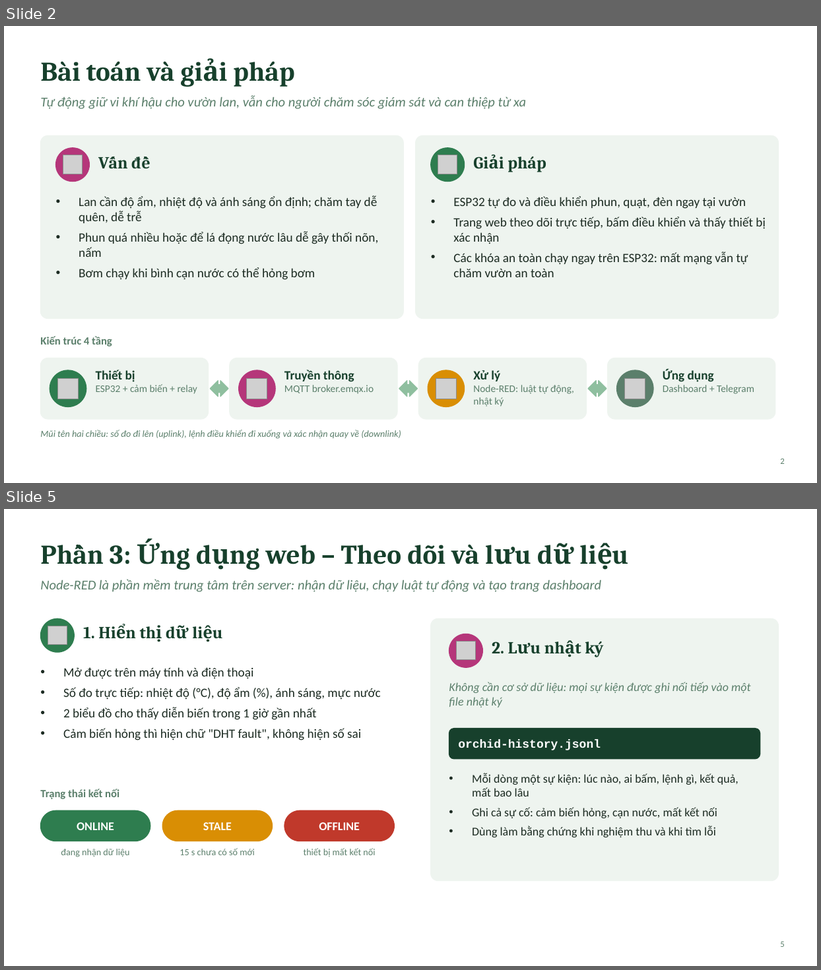
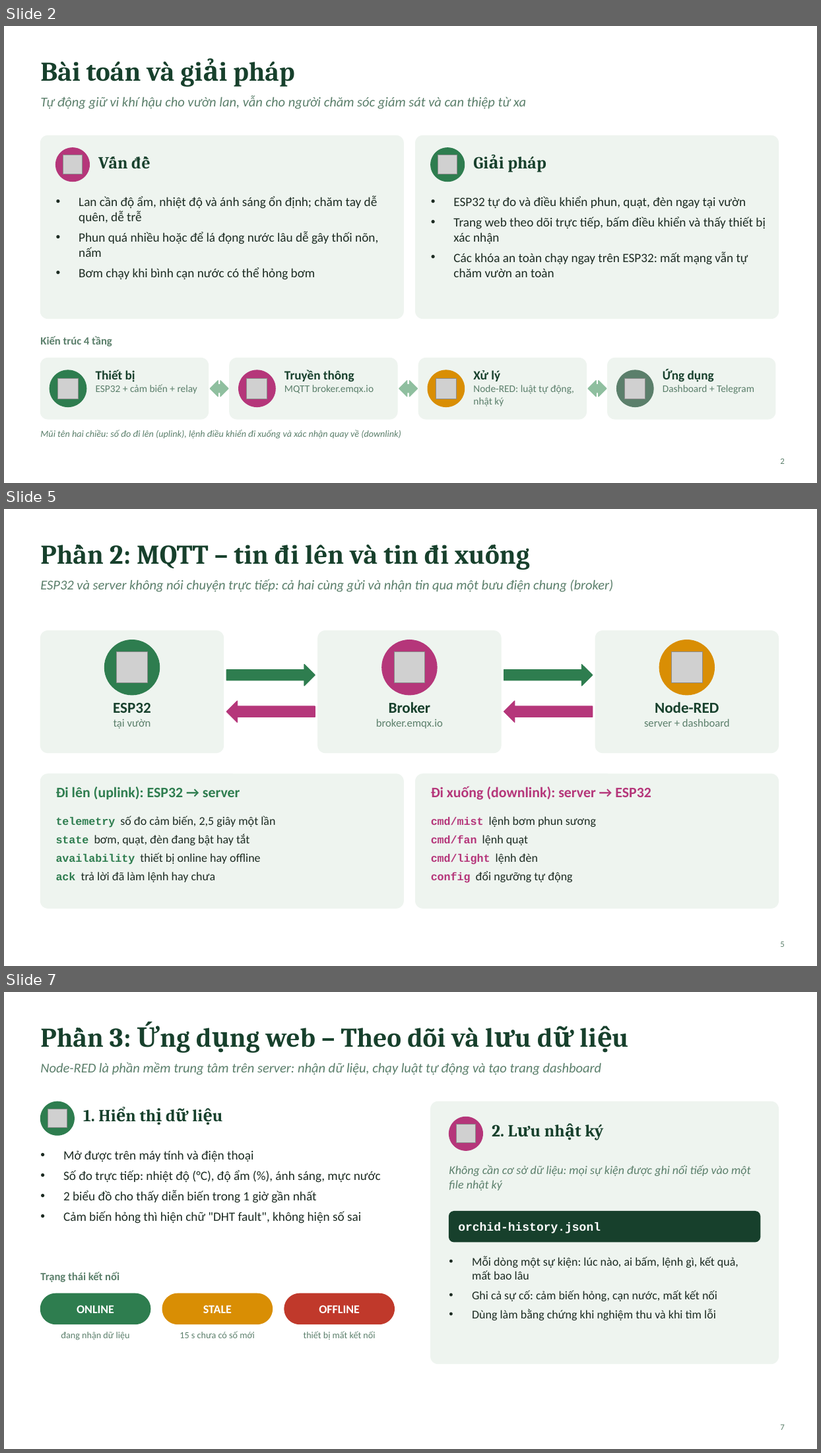
Before and after one commit to Khoa-Tr/orhid-software, a slide deck: docs/kien-truc-he-thong.pptx. Shown one above the other, each under a label of ours: slides 2 and 5 before the commit, slides 2, 5 and 7 after it; the slides between them are not shown. The pictures are 821x970 and 821x1453 pixels, drawn with LibreOffice and Linux fonts; fonts in the diff are those of the drawing; grey boxes stand for pictures. Boxes give left, top, right and bottom in pixels: in the first picture for what was removed or moved away, otherwise in the second. Text is boxed around its words. In the diff, an @@ line names an element or a change of style, - is before the commit and + after.

```diff
--- a/docs/kien-truc-he-thong.pptx
+++ b/docs/kien-truc-he-thong.pptx
@@ slide 5 added at bbox=[4, 509, 817, 966], background #FFFFFF @@
@@ title added at bbox=[110, 545, 449, 568], 32 pt, text #17402C, bold @@
+Phần 2: MQTT – tin đi lên và tin đi xuống
@@ text added at bbox=[40, 579, 613, 592], 16 pt, text #5B7F6B, italic @@
+ESP32 và server không nói chuyện trực tiếp: cả hai cùng gửi và nhận tin qua một bưu điện chung (broker)
@@ rounded rectangle added at bbox=[40, 631, 224, 753], fill #EEF4EF, outline #EEF4EF 1 pt @@
@@ ellipse added at bbox=[104, 640, 160, 695], fill #2E7D4F, outline #2E7D4F 1 pt @@
@@ rounded rectangle added at bbox=[318, 631, 501, 753], fill #EEF4EF, outline #EEF4EF 1 pt @@
@@ ellipse added at bbox=[382, 640, 437, 695], fill #B5367A, outline #B5367A 1 pt @@
@@ rounded rectangle added at bbox=[596, 631, 779, 753], fill #EEF4EF, outline #EEF4EF 1 pt @@
@@ ellipse added at bbox=[660, 640, 715, 695], fill #D98E04, outline #D98E04 1 pt @@
@@ picture added at bbox=[117, 652, 147, 683] @@
@@ right arrow added at bbox=[226, 665, 315, 686], fill #2E7D4F, outline #2E7D4F 1 pt @@
@@ picture added at bbox=[395, 652, 425, 683] @@
@@ right arrow added at bbox=[504, 665, 593, 686], fill #2E7D4F, outline #2E7D4F 1 pt @@
@@ picture added at bbox=[672, 652, 702, 683] @@
@@ text added at bbox=[113, 703, 151, 729], 13 pt, text #5B7F6B @@
+ESP32
+tại vườn
@@ left arrow added at bbox=[226, 701, 315, 722], fill #B5367A, outline #B5367A 1 pt @@
@@ text added at bbox=[376, 702, 443, 729], 13 pt, text #5B7F6B @@
+Broker
+broker.emqx.io
@@ left arrow added at bbox=[504, 701, 593, 722], fill #B5367A, outline #B5367A 1 pt @@
@@ text added at bbox=[644, 702, 730, 727], 13 pt, text #5B7F6B @@
+Node-RED
+server + dashboard
@@ rounded rectangle added at bbox=[40, 774, 403, 908], fill #EEF4EF, outline #EEF4EF 1 pt @@
@@ rounded rectangle added at bbox=[416, 774, 779, 908], fill #EEF4EF, outline #EEF4EF 1 pt @@
@@ text added at bbox=[56, 787, 240, 800], 17 pt, text #2E7D4F, bold @@
+Đi lên (uplink): ESP32 → server
@@ text added at bbox=[431, 786, 651, 800], 17 pt, text #B5367A, bold @@
+Đi xuống (downlink): server → ESP32
@@ text added at bbox=[56, 816, 275, 883], 14 pt, text #1C2B22 @@
+telemetry số đo cảm biến, 2,5 giây một lần
+state bơm, quạt, đèn đang bật hay tắt
+availability thiết bị online hay offline
+ack trả lời đã làm lệnh hay chưa
@@ text added at bbox=[431, 817, 596, 883], 14 pt, text #1C2B22 @@
+cmd/mist lệnh bơm phun sương
+cmd/fan lệnh quạt
+cmd/light lệnh đèn
+config đổi ngưỡng tự động
@@ page number added at bbox=[780, 942, 784, 947], 10 pt, text #5B7F6B @@
+5
@@ what was slide 5 is now slide 7 @@
@@ page number at bbox=[780, 1425, 784, 1430]: text changed @@
-5
+7
```
Also in this commit, not shown: 2 slides changed, 1 other slide added.
